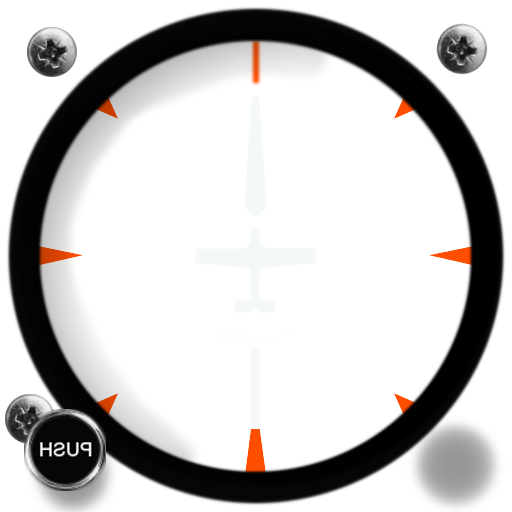
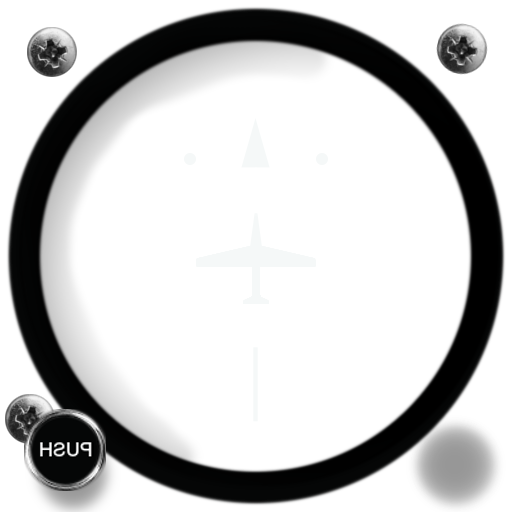
The second 512px x 512px image is a revision of the first. Changes to its layers:
added layer "Layer #4" in group "indicator and text" over [316, 153, 328, 165]
added layer "Layer #3" in group "indicator and text" over [184, 153, 196, 165]
added layer "Layer" in group "indicator and text" over [241, 118, 270, 168]
painted on "indicators" over [38, 39, 473, 474]
